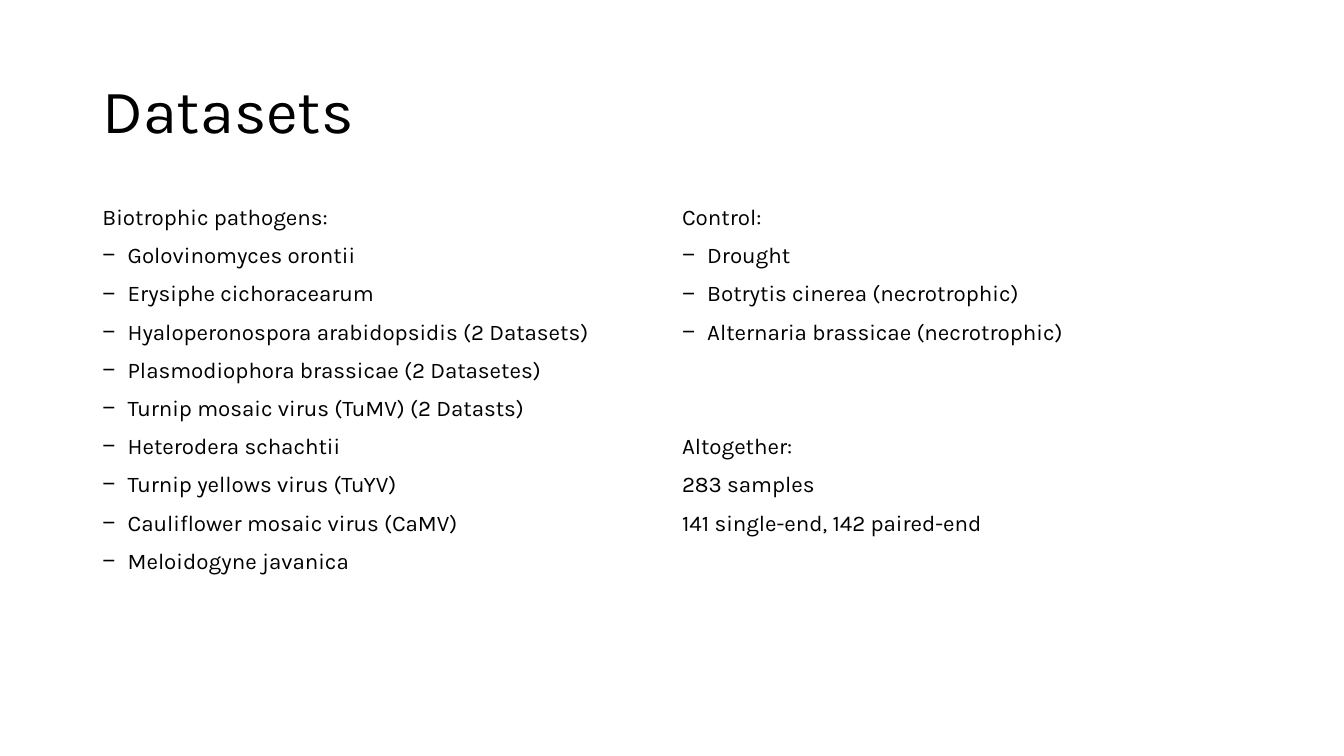
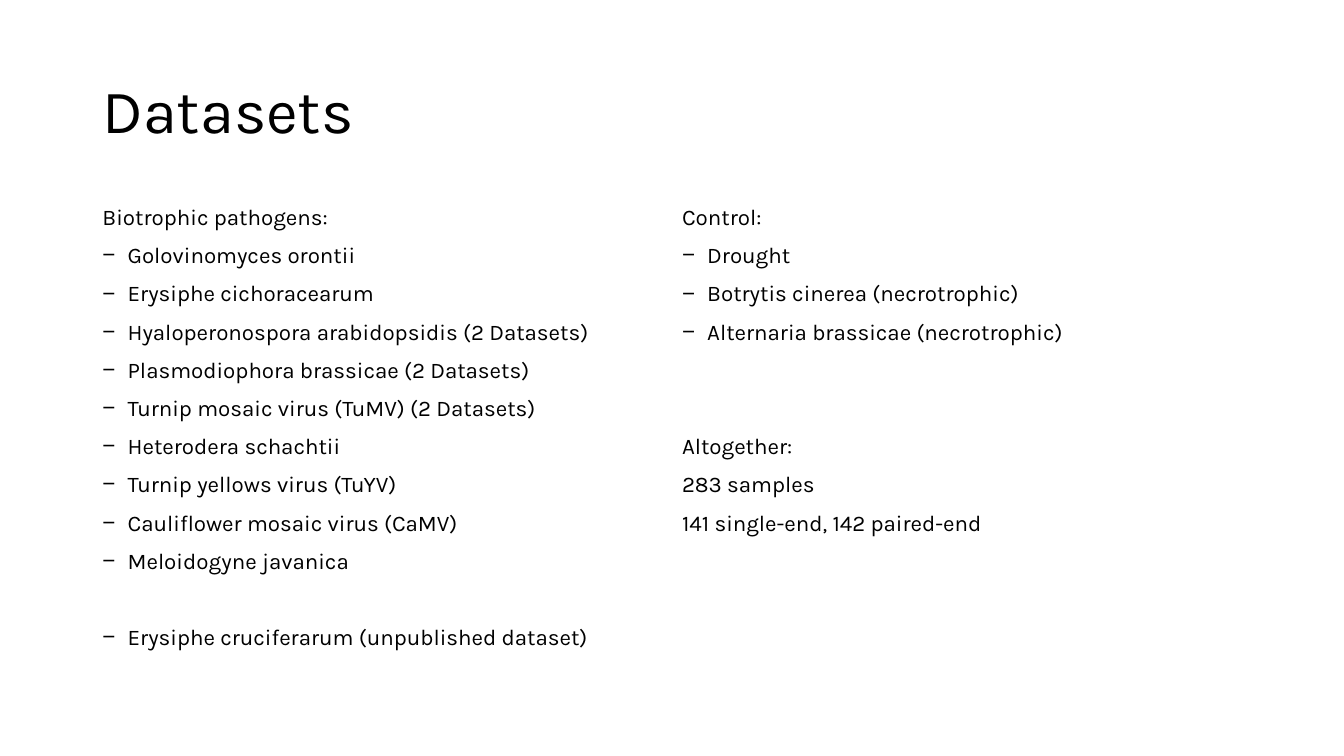
Before and after one commit to luisabender/bioinformatics-bachelor-s-thesis, a slide deck: slide 3 of progress.pptx (slide 2 before the commit). Drawn at 1344x756 pixels with LibreOffice and Linux fonts; fonts in the diff are those of the drawing. Boxes give left, top, right and bottom in pixels: in the first picture for what was removed or moved away, otherwise in the second. Text is boxed around its words. In the diff, an @@ line names an element or a change of style, - is before the commit and + after.

```diff
--- a/progress.pptx
+++ b/progress.pptx
@@ text at <box>128,362,535,422</box>: text changed @@
-− Plasmodiophora brassicae (2 Datasetes)
-− Turnip mosaic virus (TuMV) (2 Datasts)
+− Plasmodiophora brassicae (2 Datasets)
+− Turnip mosaic virus (TuMV) (2 Datasets)
@@ text at <box>128,629,588,651</box>: paragraph added @@
+− Erysiphe cruciferarum (unpublished dataset)
```
Also in this commit, not shown: 6 other slides changed, 22 slides added, 34 slides removed, 21 other files.
